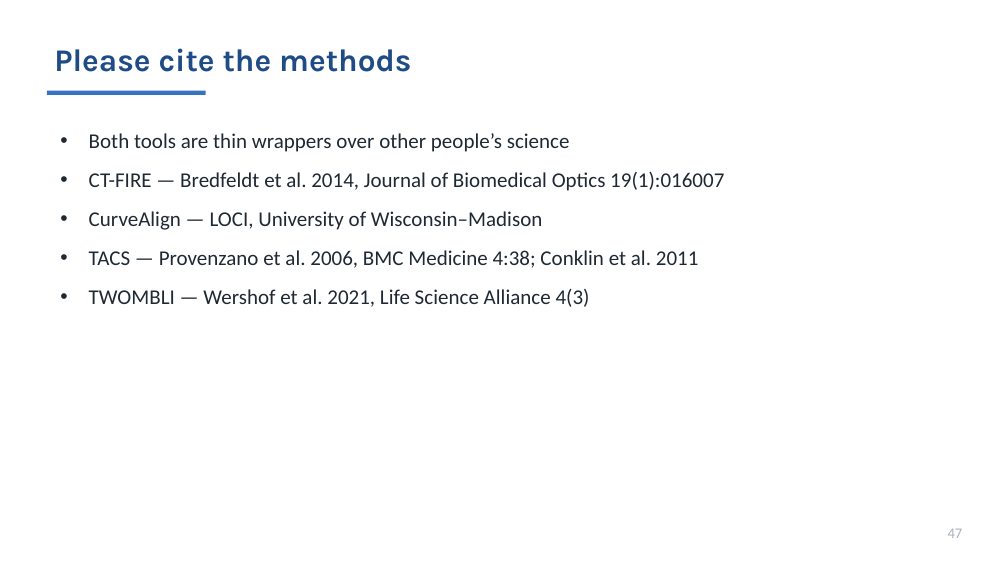
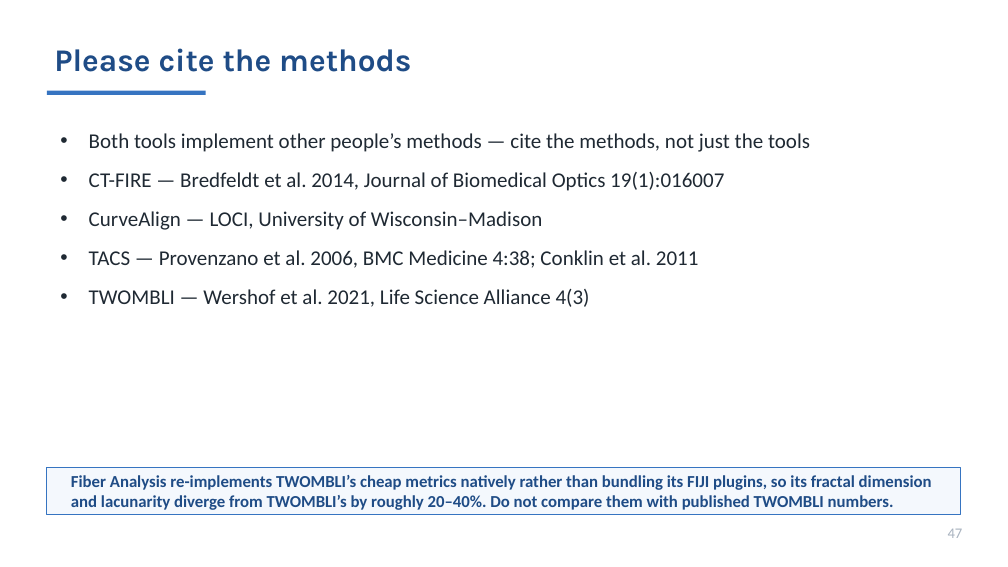
Before and after one commit to MichaelSNelson/BINA-I2K-2026-QuPath-Extensions, a slide deck: slide 47 of I2K_2026_QuPath_Extensions.pptx. Drawn at 1008x567 pixels with LibreOffice and Linux fonts; fonts in the diff are those of the drawing. Boxes give left, top, right and bottom in pixels: in the first picture for what was removed or moved away, otherwise in the second. Text is boxed around its words. In the diff, an @@ line names an element or a change of style, - is before the commit and + after.

```diff
--- a/I2K_2026_QuPath_Extensions.pptx
+++ b/I2K_2026_QuPath_Extensions.pptx
@@ text at [89,133,810,152]: text changed @@
-• Both tools are thin wrappers over other people’s science
+• Both tools implement other people’s methods — cite the methods, not just the tools
@@ rectangle added at [47,467,961,514], fill #F4F8FD, outline #3674C1 0.75 pt @@
@@ text added at [71,475,932,510], 16 pt, text #1F4C86, bold @@
+Fiber Analysis re-implements TWOMBLI’s cheap metrics natively rather than bundling its FIJI plugins, so its fractal dimension and lacunarity diverge from TWOMBLI’s by roughly 20–40%. Do not compare them with published TWOMBLI numbers.
```
Also in this commit, not shown: 2 other slides changed, 5 other files.
